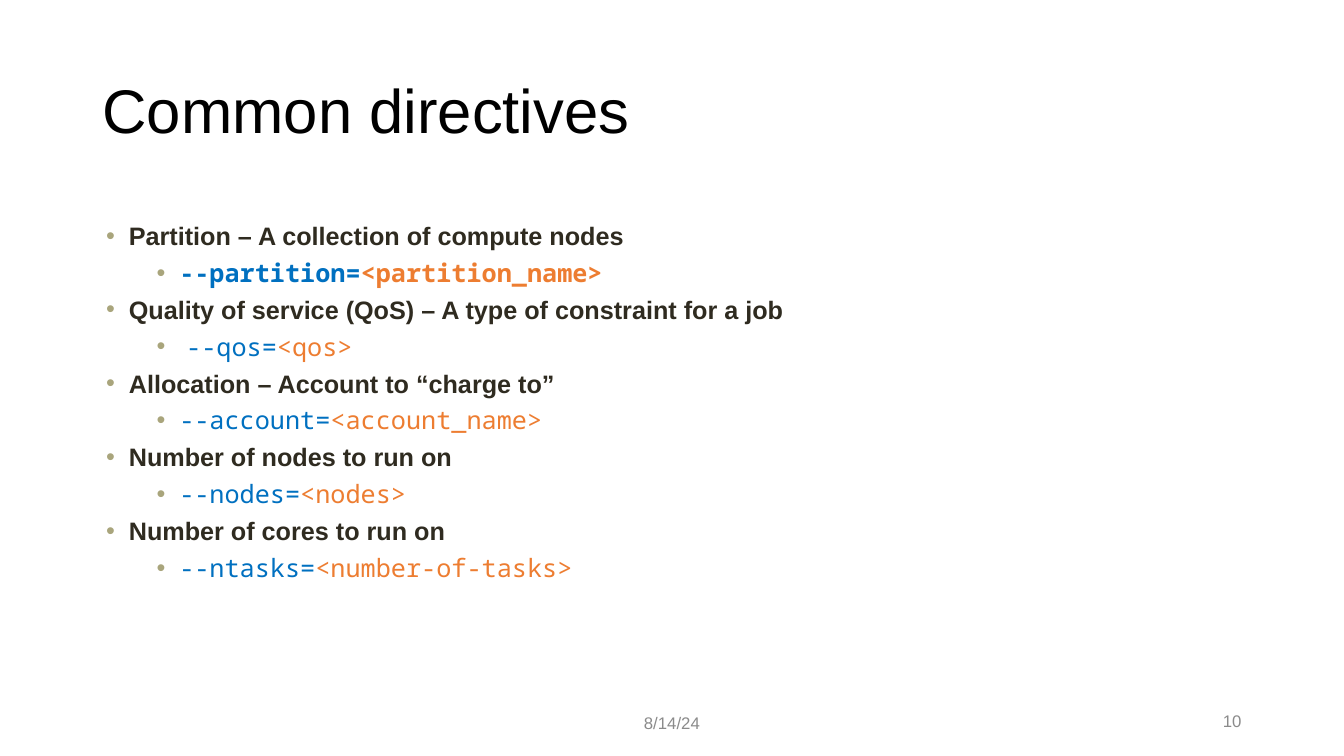
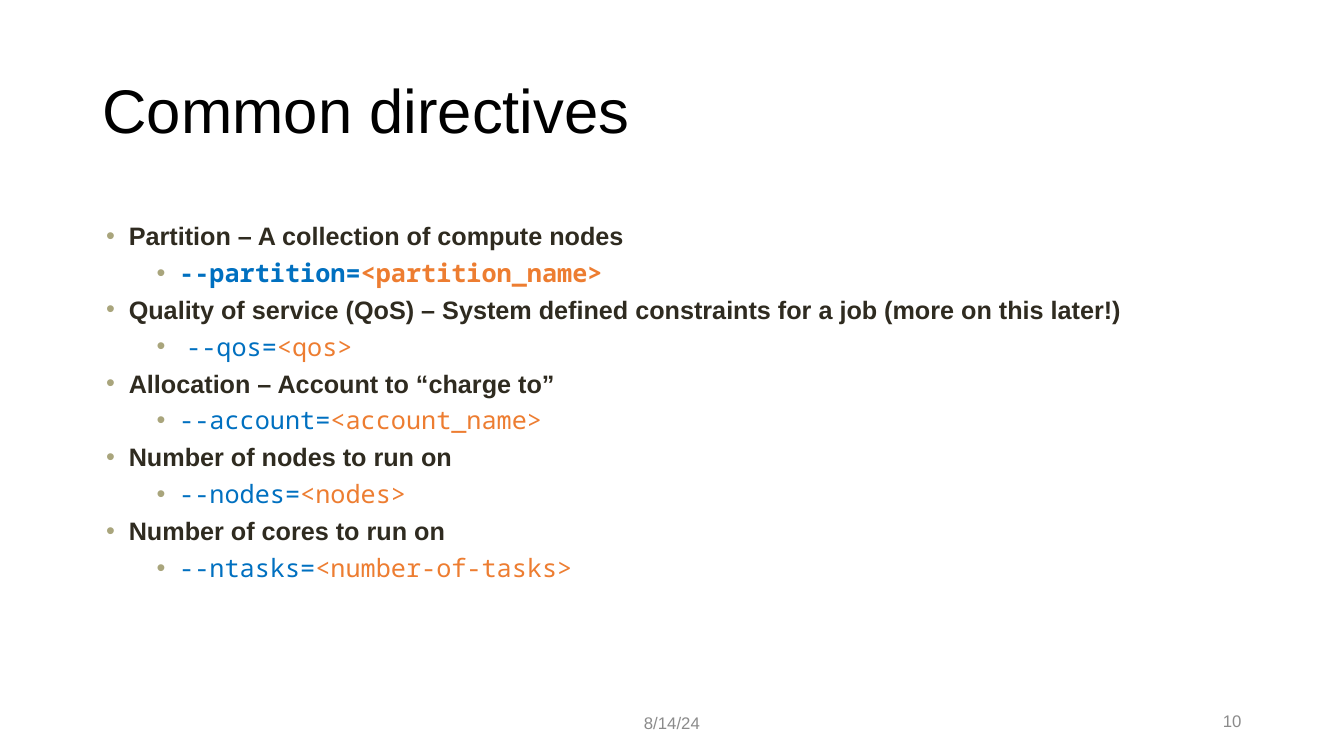
Before and after one commit to ResearchComputing/hpc_fundamentals_micro_credential, a slide deck: slide 10 of scheduling_jobs/scheduling_jobs.pptx. Drawn at 1344x756 pixels with LibreOffice and Linux fonts; fonts in the diff are those of the drawing; background and template pictures are left out. Boxes give left, top, right and bottom in pixels: in the first picture for what was removed or moved away, otherwise in the second. Text is boxed around its words. In the diff, an @@ line names an element or a change of style, - is before the commit and + after.

```diff
--- a/scheduling_jobs/scheduling_jobs.pptx
+++ b/scheduling_jobs/scheduling_jobs.pptx
@@ text at (x1=129, y1=300, x2=1121, y2=325): text changed @@
-• Quality of service (QoS) – A type of constraint for a job
+• Quality of service (QoS) – System defined constraints for a job (more on this later!)
```
Also in this commit, not shown: 5 other slides changed, 1 other file.
